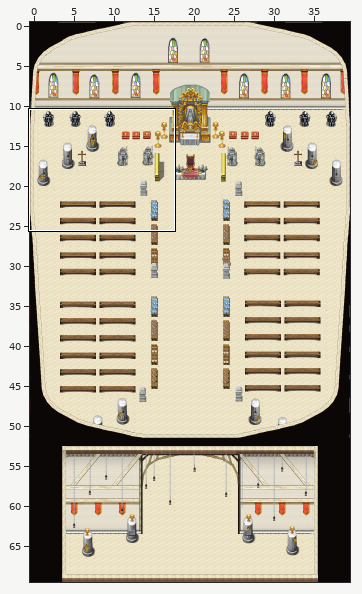
Tiled map -- Mapas/Catedral/Catedral.tmx. Above: a wide view before the commit, with the close-up outlined.
Close-up. Before the commit:
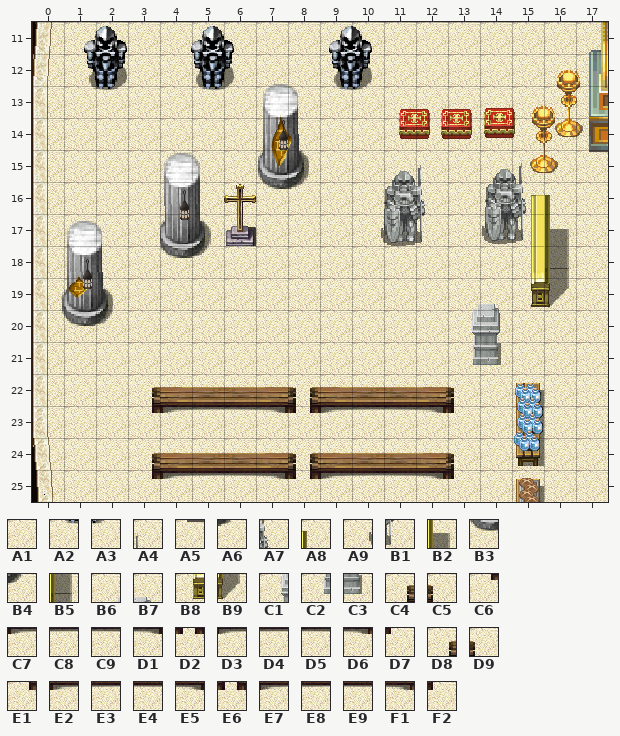
Cells are 32x32 px. Shown: x 0..17, y 11..25. The commit also changed other parts of the map, which this record leaves out.
Key: from "Catedral": A1 443, A2 529, A3 530, A4 612, A5 617, A6 648, A7 652, A8 656, A9 690, B1 692, B2 696, B3 724, B4 725, B5 736, B6 773, B7 774, B8 775, B9 776, C1 813, C2 853, C3 854, C4 883, C5 893, C6 923, C7 924, C8 925, C9 926, D1 927, D2 928, D3 929, D4 930, D5 931, D6 932, D7 933, D8 963, D9 973, E1 1003, E2 1004, E3 1005, E4 1006, E5 1007, E6 1008, E7 1009, E8 1010, E9 1011, F1 1012, F2 1013.
__ is an empty cell, ## one hidden under a higher layer.
Layers that did not change in this view are not listed.
Layer "Background" before, first column x 0:
11 ## ## ## ## ## ## ## ## ## ## ## ## ## ## ## ## ## ##
12 ## ## ## ## ## ## ## ## ## ## ## ## ## ## ## ## ## ##
13 ## ## ## ## ## ## ## ## ## A2 A3 ## ## ## ## ## ## ##
14 ## ## ## ## ## ## ## ## ## A1 A1 ## ## ## ## ## ## ##
15 ## ## ## ## ## ## ## ## ## A1 A1 ## A4 A1 ## ## ## A5
16 ## ## ## ## ## ## ## ## A6 A1 A1 ## A7 A1 ## ## A8 A1
17 ## ## ## ## ## ## ## A1 A1 A1 A9 ## B1 A1 ## ## B2 A1
18 ## ## ## ## B3 B4 A1 A1 A1 A1 A1 A1 A1 A1 A1 ## B5 A1
19 ## ## ## A1 A1 A1 A1 A1 A1 A1 A1 A1 A1 B6 B7 B8 B9 A1
20 ## ## ## A1 A1 A1 A1 A1 A1 A1 A1 A1 A1 C1 ## A1 A1 A1
21 ## A1 A1 A1 A1 A1 A1 A1 A1 A1 A1 A1 A1 C2 C3 A1 A1 A1
22 ## A1 A1 C4 ## ## ## ## ## ## ## ## ## C5 A1 ## A1 A1
23 ## A1 A1 C6 C7 C8 C9 D1 D2 D3 D4 D5 D6 D7 A1 ## A1 A1
24 ## A1 A1 D8 ## ## ## ## ## ## ## ## ## D9 A1 ## A1 A1
25 ## A1 A1 E1 E2 E3 E4 E5 E6 E7 E8 E9 F1 F2 A1 ## A1 A1
The same view after the edit:
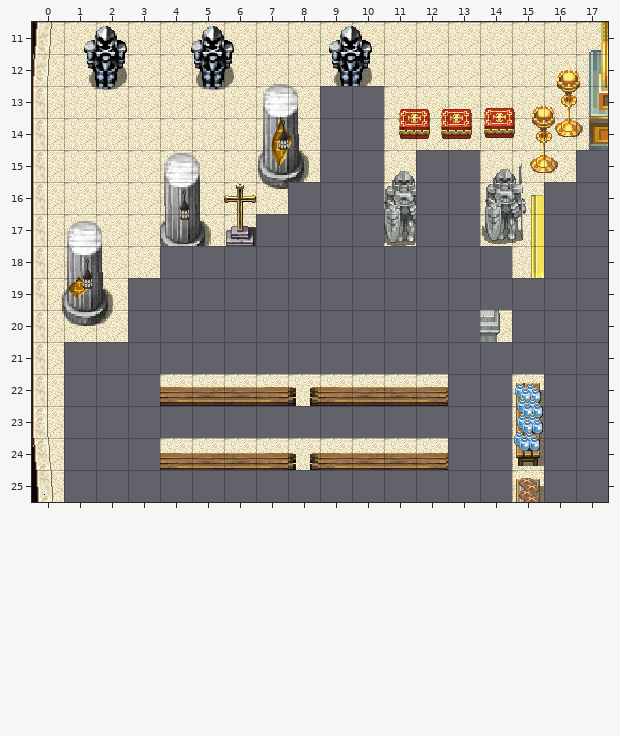
Difference:
Layer "Background" (now hidden):
y 13: x 9..10 A2 A3 -> __ __
y 14: x 9..10 A1 A1 -> __ __
y 15: x 9..10 A1 A1 -> __ __; x 12..13 A4 A1 -> __ __; x 17 A5 -> __
y 16: x 8..10 A6 A1 A1 -> __ __ __; x 12..13 A7 A1 -> __ __; x 16..17 A8 A1 -> __ __
y 17: x 7..10 A1 A1 A1 A9 -> __ __ __ __; x 12..13 B1 A1 -> __ __; x 16..17 B2 A1 -> __ __
y 18: x 4..14 B3 B4 A1 A1 A1 A1 A1 A1 A1 A1 A1 -> __ __ __ __ __ __ __ __ __ __ __; x 16..17 B5 A1 -> __ __
y 19: x 3..17 A1 A1 A1 A1 A1 A1 A1 A1 A1 A1 B6 B7 B8 B9 A1 -> __ __ __ __ __ __ __ __ __ __ __ __ __ __ __
y 20: x 3..13 A1 A1 A1 A1 A1 A1 A1 A1 A1 A1 C1 -> __ __ __ __ __ __ __ __ __ __ __; x 15..17 A1 A1 A1 -> __ __ __
y 21: x 1..17 A1 A1 A1 A1 A1 A1 A1 A1 A1 A1 A1 A1 C2 C3 A1 A1 A1 -> __ __ __ __ __ __ __ __ __ __ __ __ __ __ __ __ __
y 22: x 1..3 A1 A1 C4 -> __ __ __; x 13..14 C5 A1 -> __ __; x 16..17 A1 A1 -> __ __
y 23: x 1..14 A1 A1 C6 C7 C8 C9 D1 D2 D3 D4 D5 D6 D7 A1 -> __ __ __ __ __ __ __ __ __ __ __ __ __ __; x 16..17 A1 A1 -> __ __
y 24: x 1..3 A1 A1 D8 -> __ __ __; x 13..14 D9 A1 -> __ __; x 16..17 A1 A1 -> __ __
y 25: x 1..14 A1 A1 E1 E2 E3 E4 E5 E6 E7 E8 E9 F1 F2 A1 -> __ __ __ __ __ __ __ __ __ __ __ __ __ __; x 16..17 A1 A1 -> __ __
Changed places in both close-ups, as pixel boxes (x1, y1, x2, y2):
removed: (64, 86, 608, 502)
